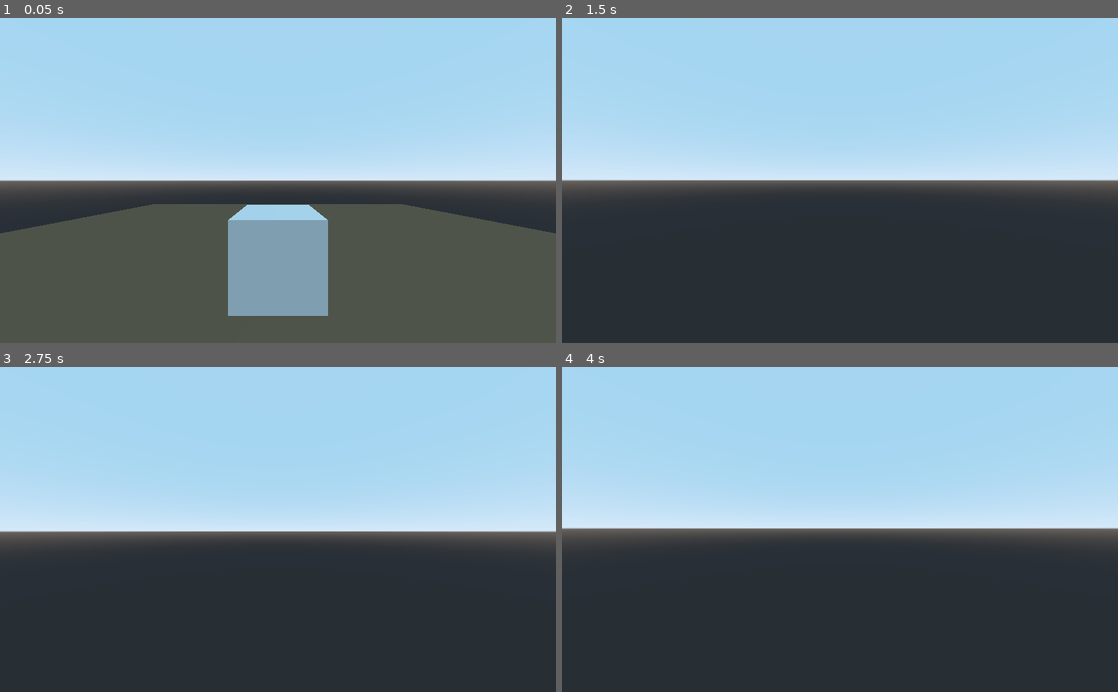
Above: before the commit, frames 1-4 (two rows, left to right).
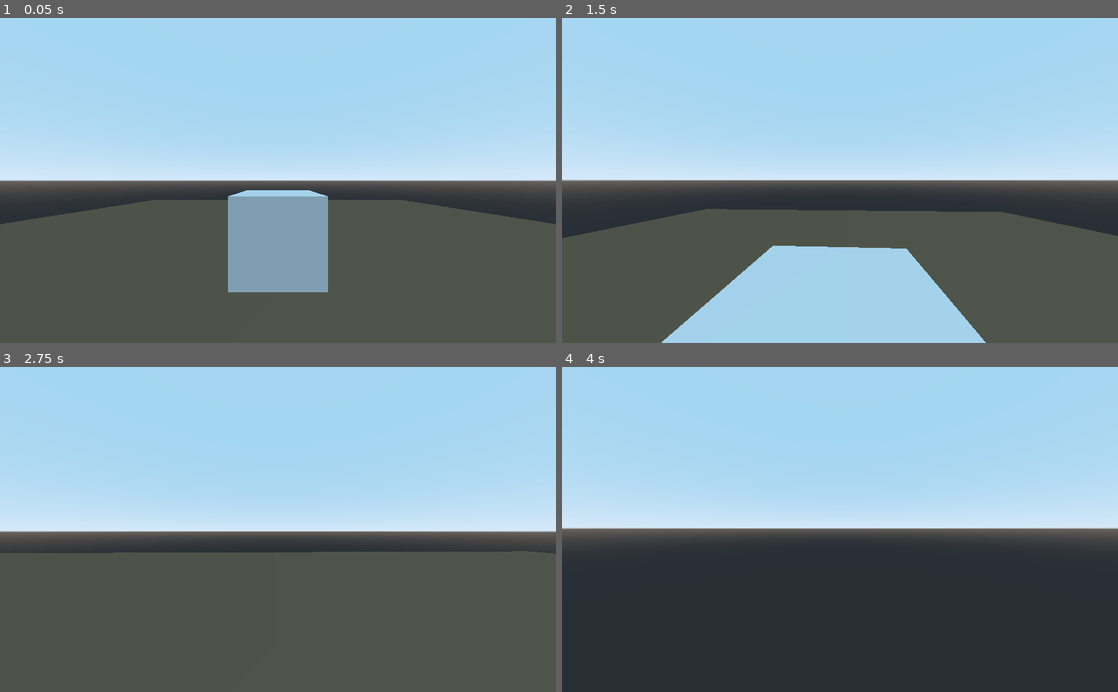
Above: after the commit, the same moments.

Repository: Picachomem/collision-3d
Game: Godot game, scene res://Spatial.tscn
Same seed, same stepped clock (60 frames per second), same inputs: the game is played once before the commit and once after it.
Inputs (mouse positions are in pixels of both pictures, inside the frame that each line leads up to):
- Up to frame 1 (0.05 s): no input
- Up to frame 2 (1.5 s): tap Enter (ui_accept) at 0.5, 0.6, 0.77, 1.07, 1.35 s; move the mouse to (867, 180) at 0.52 s; hold W (up) from 0.53 s (still down); move the mouse to (812, 180) at 1.27 s
- Up to frame 3 (2.75 s): keep holding W (up); tap Enter (ui_accept) at 1.52, 1.82, 2.1 s; move the mouse to (289, 523) at 2.02 s
- Up to frame 4 (4 s): keep holding W (up); move the mouse to (834, 536) at 2.77 s; tap Enter (ui_accept) at 2.85, 3.02, 3.32, 3.6, 3.77 s; move the mouse to (878, 532) at 3.52 s

The runs differ from the first frame. In frame 1, 4.4% of the frame differs, in the area x 0-100%, y 52-92%; in frame 2, 39%; in frame 3, 43%, in the area x 0-100%, y 56-100%; in frame 4, nothing differs.

Commit message:
removed commentary

Diff:
--- a/KinematicBody.gd
+++ b/KinematicBody.gd
@@ -1,83 +1,6 @@
 extends KinematicBody
 
-#var residual_velocity = Vector3()
-#var velocity = Vector3()
-#var unrotated_velocity = Vector3()
-#var input_velocity = Vector3()
-#
-#var speed = 16
-#var speed_build = 0
-#var deccel = 16
-#var acceleration = 0.4
-#
-#var MOUSE_SENSITIVITY = 0.06
-#var camera_angle = 0
-#
-#onready var camera = self.get_child(1)
-#
-#func _ready():
-#	Input.set_mouse_mode(Input.MOUSE_MODE_CAPTURED)
-#	return
-#
-#
-#func get_input():
-#	# Detect up/down/left/right keystate and only move when pressed.
-#	input_velocity = Vector3()
-#	if Input.is_action_pressed('right'):
-#		input_velocity.z -= 1
-#	if Input.is_action_pressed('left'):
-#		input_velocity.z += 1
-#	if Input.is_action_pressed('down'):
-#		input_velocity.x += 1
-#	if Input.is_action_pressed('up'):
-#		input_velocity.x -= 1
-#
-#
-##	if (input_velocity.length() == 0):
-##	speed_build -= (acceleration * 1.6)
-##	speed_build = max(0, speed_build)
-##
-##	velocity = velocity.normalized() * speed_build
-#
-#	deccel -= acceleration * 1.6
-#	deccel = max(0, deccel)
-#
-#	residual_velocity = velocity.normalized() * deccel
-#
-##	else:
-#	if (input_velocity.length() != 0):
-#		speed_build += acceleration
-#		speed_build = min(speed, speed_build)
-#
-#		velocity = (input_velocity.normalized() + residual_velocity) * speed_build
-#
-#		if (unrotated_velocity.angle_to(velocity) >= (PI/2 - 1)):
-#			speed_build = acceleration
-#			velocity = (input_velocity.normalized() + residual_velocity) * speed_build
-#
-#		unrotated_velocity = velocity
-#		velocity = velocity.rotated(Vector3(0,1,0), rotation.y)
-#
-##		velocity += residual_velocity
-##		velocity /= 2
-#
-#func _physics_process(delta):
-#
-#	get_input()
-##	velocity =
-#	move_and_collide(velocity * delta)
-#
-#
-#func _input(event):
-#	if !(event is InputEventMouseMotion):
-#		return
-#
-#	rotation_degrees.y -= MOUSE_SENSITIVITY * event.relative.x
-#
-#	var change = -event.relative.y * MOUSE_SENSITIVITY
-#	if (camera_angle + change < 90 and camera_angle + change > -90):
-#		camera.rotation_degrees.x -= MOUSE_SENSITIVITY * event.relative.y
-#		camera_angle += change
+var canjump = false
 
 var space
 var ray_cast_down = Vector3()
@@ -144,12 +67,6 @@
 		accel_inc_z = min(accel_inc_z, speed)
 		velocity_z = input_velocity_z * accel_inc_z
 
-#	if (input_velocity_x.rotated(Vector3(0,1,0), rotation.y).angle_to(Vector3(velocity.x,0,0)) > 0.6):
-#		residual.x = velocity.x
-#		print("aaa")
-#	if (input_velocity_z.rotated(Vector3(0,1,0), rotation.y).angle_to(Vector3(0,0,velocity.z)) > 0.6):
-#		residual.z = velocity.z
-#		print("aaa")
 	if ((input_velocity_x + input_velocity_z).rotated(Vector3(0,1,0), rotation.y).angle_to(velocity) > PI/4):
 		residual = velocity * 0.96
 
@@ -170,15 +87,12 @@
 	move_and_collide(velocity * delta)
 	move_and_collide(vertical_velocity * delta)
 
-	if (prev_transform.y - global_transform.origin.y <= 0.000003) and (vertical_velocity.y <=0):
-		vertical_velocity = Vector3(0,0,0)
+	canjump = false
 
-#	if !(test_move(self.transform, Vector3(0,-0.01,0))):
-#		vertical_velocity.y -= 1.4
-#		vertical_velocity.y = max(vertical_velocity.y, -20)
-#
-#	elif (test_move(self.transform, Vector3(0,-0.01,0))):
-#		vertical_velocity = Vector3()
+	if (pow(pow(prev_transform.y - global_transform.origin.y,2), 0.5) <= 0.000003):
+		canjump = true
+		if (vertical_velocity.y <=0):
+			vertical_velocity = Vector3(0,0,0)
 
 	space = get_world().direct_space_state
 	ray_cast_down = global_transform.origin
@@ -187,12 +101,10 @@
 
 	if (result.size() == 0):
 		vertical_velocity.y -= 1.4
-		vertical_velocity.y = max(vertical_velocity.y, -30)
+		vertical_velocity.y = max(vertical_velocity.y, -50)
 
 	else:
 		vertical_velocity = Vector3(0,0,0)
-
-	#print (global_transform.origin.y)
 
 	prev_transform = global_transform.origin
 
@@ -208,5 +120,5 @@
 			camera.rotation_degrees.x -= MOUSE_SENSITIVITY * event.relative.y
 			camera_angle += change
 
-	if (Input.is_action_just_pressed("ui_accept")):
+	if (Input.is_action_just_pressed("ui_accept")) and canjump:
 		vertical_velocity += Vector3(0,24,0)
Not shown: 2 places in Spatial.tscn that only renumber resources
